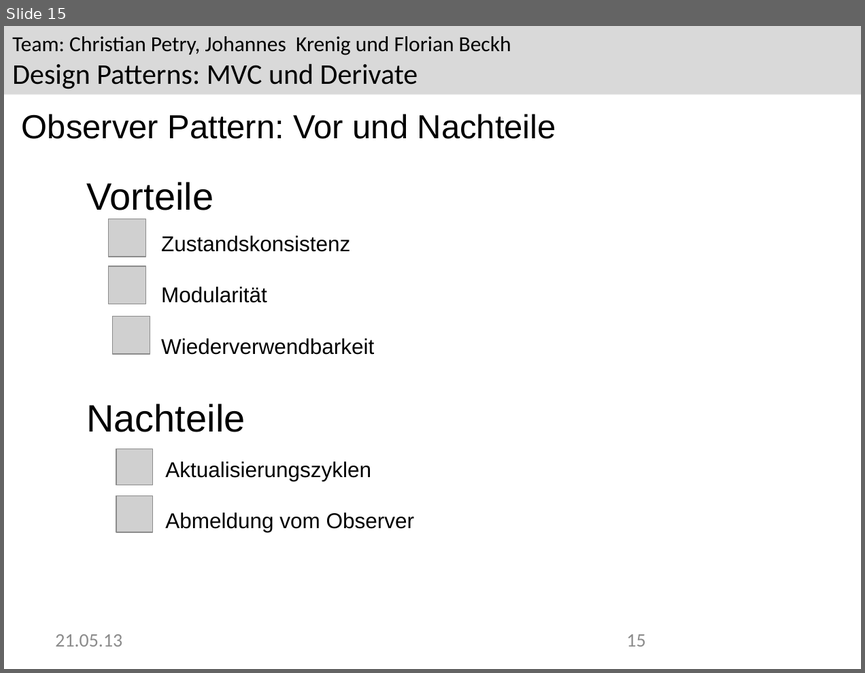
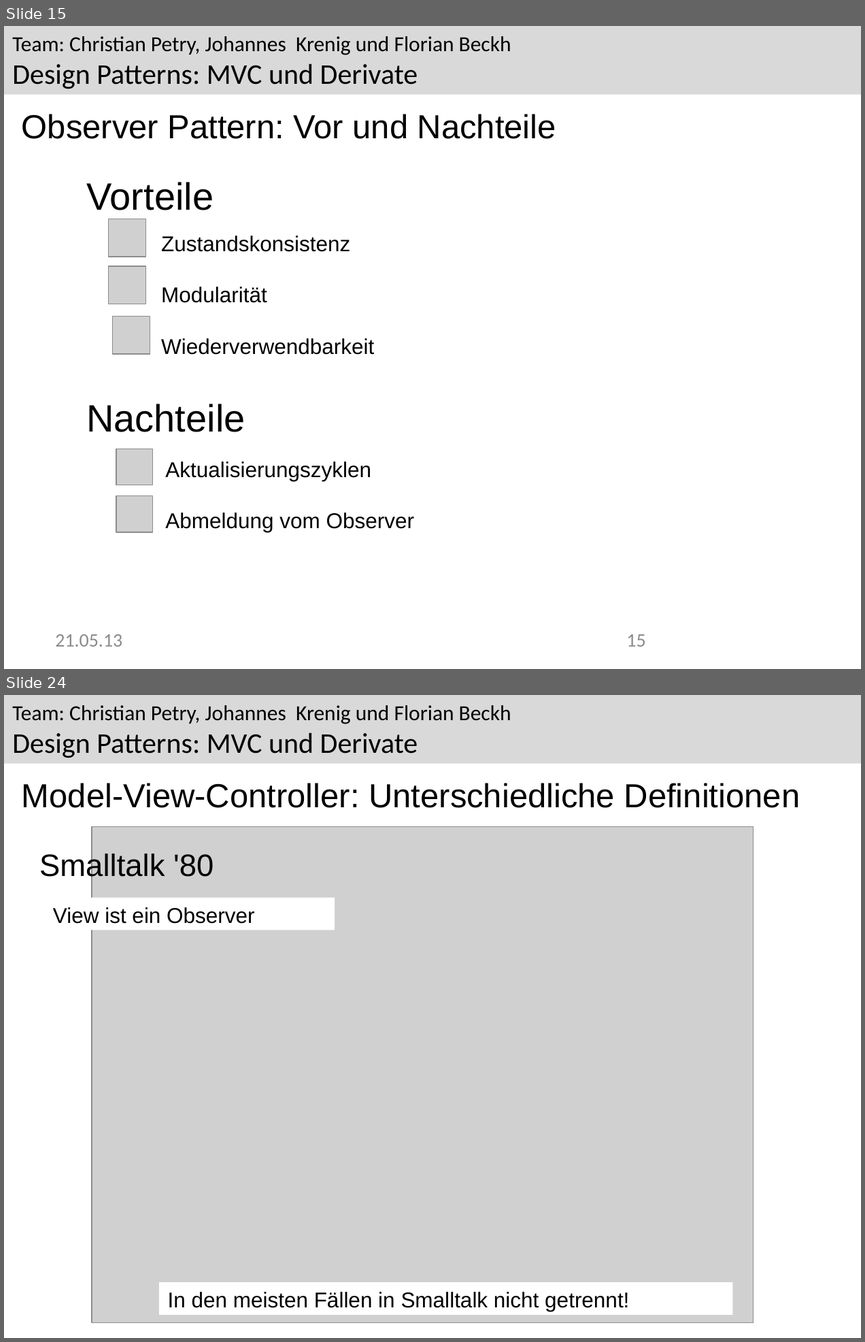
Before and after one commit to Greever/Design-Pattern-MVC, a slide deck: Dokumentation/Praesentation/Observer.odp. Shown one above the other, each under a label of ours: slide 15 before the commit, slides 15 and 24 after it; the slides between them are not shown. The pictures are 865x673 and 865x1342 pixels, drawn with LibreOffice and Linux fonts; fonts in the diff are those of the drawing; grey boxes stand for pictures; background and template pictures are left out. Boxes give left, top, right and bottom in pixels: in the first picture for what was removed or moved away, otherwise in the second. Text is boxed around its words. In the diff, an @@ line names an element or a change of style, - is before the commit and + after.

```diff
--- a/Dokumentation/Praesentation/Observer.odp
+++ b/Dokumentation/Praesentation/Observer.odp
@@ slide 24 added at box(4, 695, 861, 1338), background #FFFFFF; not listed: 1 template element that a slide beside it also shows @@
@@ text added at box(22, 783, 800, 808), 28 pt, text #000000 @@
+Model-View-Controller: Unterschiedliche Definitionen
@@ picture added at box(92, 827, 753, 1323) @@
@@ text added at box(39, 851, 213, 882), 26 pt, text #000000 @@
+Smalltalk '80
@@ rectangle added at box(44, 897, 334, 930), fill #FFFFFF, 18 pt, text #000000 @@
+View ist ein Observer
@@ rectangle added at box(159, 1282, 732, 1314), fill #FFFFFF, 18 pt, text #000000 @@
+In den meisten Fällen in Smalltalk nicht getrennt!
```
Also in this commit, not shown: 1 slide changed, 11 other slides added, 7 other files.
